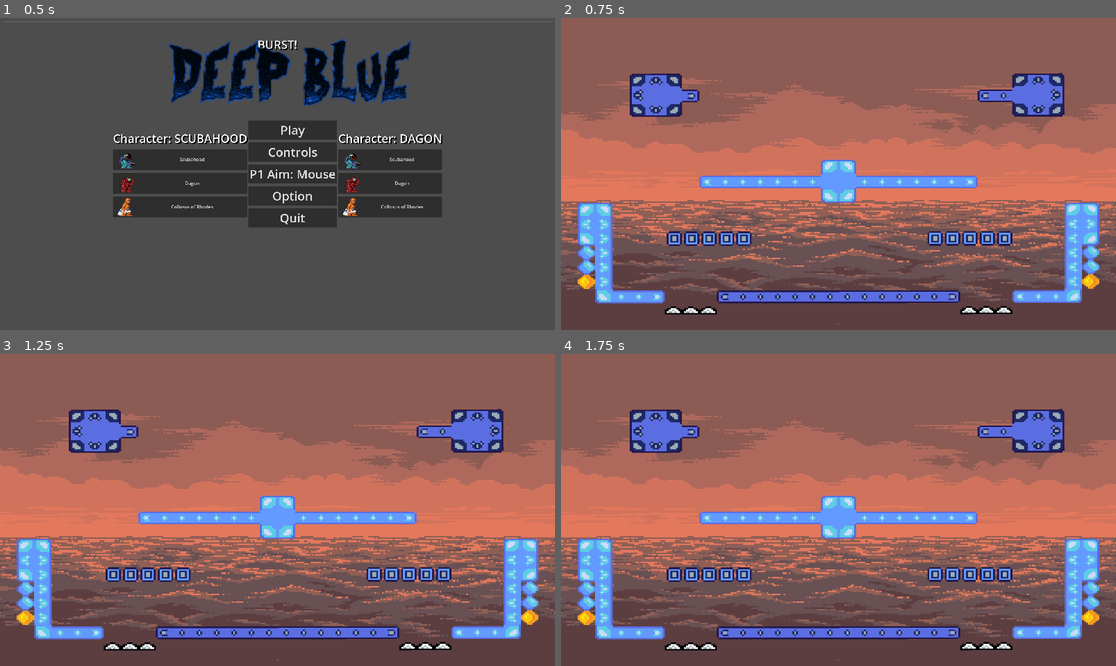
Above: before the commit, frames 1-4 (two rows, left to right).
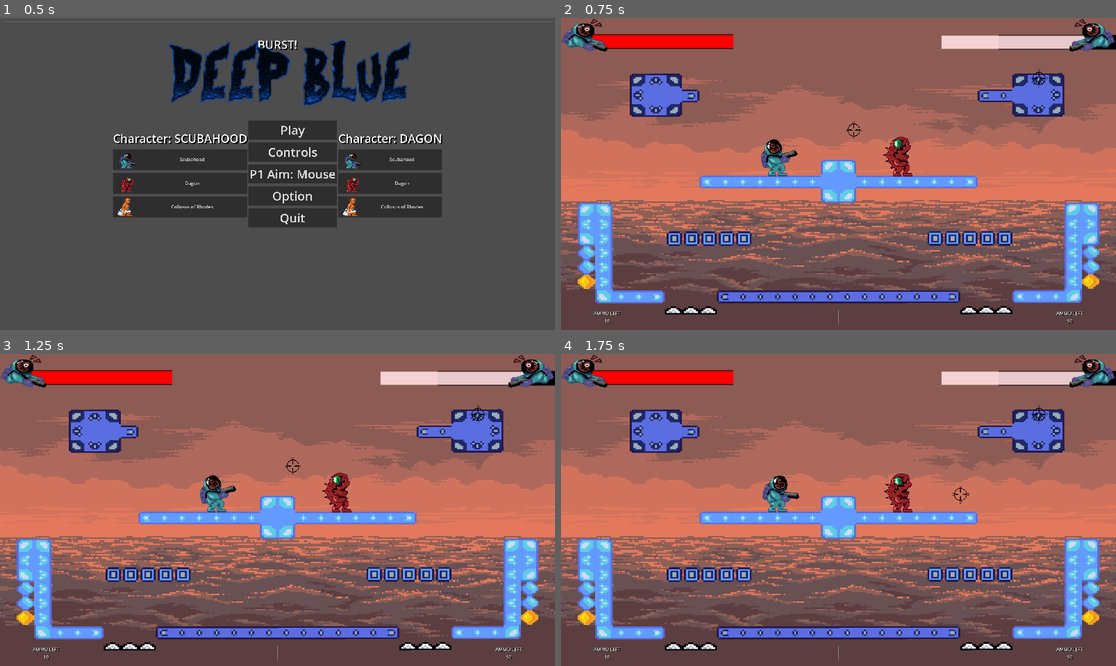
Above: after the commit, the same moments.

Repository: Mana-cott/GJJ-2025
Game: Godot game, scene res://scenes/menu.tscn
The game is run twice, just before and just after one commit, with the same random seed, the same clock (stepped at 60 frames per second) and the same inputs.
Inputs (mouse positions are in pixels of both pictures, inside the frame that each line leads up to):
- Up to frame 1 (0.5 s): no input
- Up to frame 2 (0.75 s): click "Play" at 0.5 s
- Up to frame 3 (1.25 s): no input
- Up to frame 4 (1.75 s): tap Enter at 1.25 s; move the mouse to (960, 494) at 1.27 s; hold Down (look_down1) from 1.28 s (still down)

Frame 1 is identical in both runs. In frame 2, 4.4% of the frame differs, in the area x 0-100%, y 0-98%; in frame 3, 4.4%; in frame 4, 4.4%.
Error before the commit: Parse Error: Signal "defeat" has the same name as a previously declared signal. (res://scripts/player.gd:94)

Commit message:
Pull from main

Diff:
--- a/globalgamejambubbles/scripts/player.gd
+++ b/globalgamejambubbles/scripts/player.gd
@@ -90,8 +90,6 @@
 signal ammo_update(id:int, current_ammo:int)
 signal bubbled_update(id:int, BUBBLE_STATE_DURATION)
 const HIT_DURATION = 0.3
-
-signal defeat(id:int)
 
 var left_ground_counter = 0
 var double_jumps_left = 1
